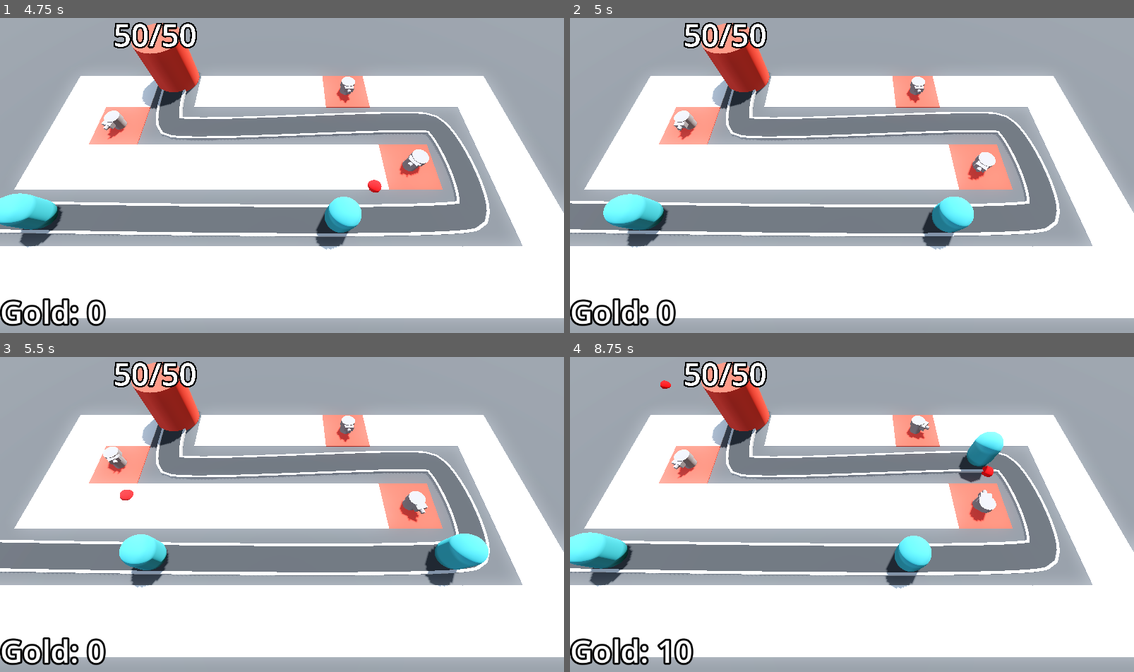
Above: before the commit, frames 1-4 (two rows, left to right).
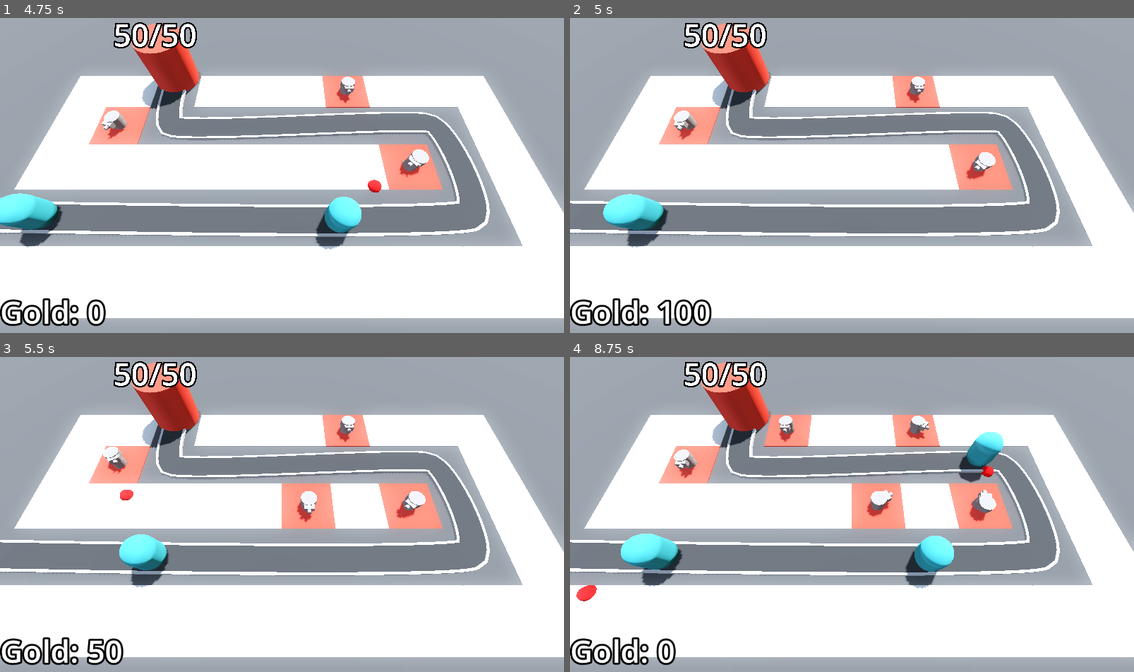
Above: after the commit, the same moments.

Repository: Z-Graham/Barbarian-Blaster
Game: Godot game, scene res://level/base_level.tscn
Two runs of this game, one before a commit and one after it. Both use one fixed random seed, a clock stepped at 60 frames per second and the inputs below.
Inputs (mouse positions are in pixels of both pictures, inside the frame that each line leads up to):
- Up to frame 1 (4.75 s): tap Enter at 0.5, 2 s; move the mouse to (406, 159) at 0.52 s; click (406, 159) at 0.6 s; tap Space at 1.25 s; move the mouse to (169, 191) at 1.27 s; click (169, 191) at 1.35 s; move the mouse to (338, 106) at 2.02 s; click (338, 106) at 2.1 s; move the mouse to (253, 238) at 2.77 s; click (253, 238) at 2.85 s; move the mouse to (451, 222) at 3.52 s; click (451, 222) at 3.6 s; move the mouse to (112, 128) at 4.27 s; click (112, 128) at 4.35 s
- Up to frame 2 (5 s): no input
- Up to frame 3 (5.5 s): move the mouse to (310, 514) at 5.02 s; click (310, 514) at 5.1 s
- Up to frame 4 (8.75 s): move the mouse to (767, 432) at 5.77 s; click (767, 432) at 5.85 s; move the mouse to (976, 498) at 6.52 s; click (976, 498) at 6.6 s; move the mouse to (739, 530) at 7.27 s; click (739, 530) at 7.35 s; move the mouse to (908, 445) at 8.02 s; click (908, 445) at 8.1 s

Frame 1 is identical in both runs. In frame 2, 1.6% of the frame differs, in the area x 15-75%, y 44-98%; in frame 3, 2.9%; in frame 4, 6.3%, in the area x 0-69%, y 7-98%.

Commit message:
health and spawn scaling

Diff:
--- /dev/null
+++ b/DifficultyManager/difficulty_manager.gd
@@ -0,0 +1,22 @@
+extends Node
+
+@export var game_length=30.0
+@export var spawn_time_curve:Curve
+@export var enemy_health_curve:Curve
+@onready var timer: Timer = $Timer
+
+func _ready() -> void:
+	timer.start(game_length)
+
+
+func _process(delta: float) -> void:
+	print(get_spawn_time())
+
+func game_progress_ratio() -> float:
+	return (1-timer.time_left/game_length)
+
+func get_spawn_time():
+	return spawn_time_curve.sample(game_progress_ratio())
+
+func get_enemy_health():
+	return enemy_health_curve.sample(game_progress_ratio())
--- /dev/null
+++ b/DifficultyManager/difficulty_manager.tscn
@@ -0,0 +1,22 @@
+[gd_scene load_steps=4 format=3 uid="uid://mkj7f0lctt2k"]
+
+[ext_resource type="Script" uid="uid://c8yn42cb1sska" path="res://DifficultyManager/difficulty_manager.gd" id="1_ab1g6"]
+
+[sub_resource type="Curve" id="Curve_ab1g6"]
+_limits = [0.25, 2.0, 0.0, 1.0]
+_data = [Vector2(0, 2), 0.0, -1.7500001, 0, 1, Vector2(1, 0.25), -1.7500001, 0.0, 1, 0]
+point_count = 2
+
+[sub_resource type="Curve" id="Curve_4w8ng"]
+_limits = [10.0, 150.0, 0.0, 1.0]
+_data = [Vector2(0, 10.000015), 0.0, 139.99998, 0, 1, Vector2(1, 150), 139.99998, 0.0, 1, 0]
+point_count = 2
+
+[node name="DifficultyManager" type="Node"]
+script = ExtResource("1_ab1g6")
+spawn_time_curve = SubResource("Curve_ab1g6")
+enemy_health_curve = SubResource("Curve_4w8ng")
+
+[node name="Timer" type="Timer" parent="."]
+one_shot = true
+autostart = true
--- a/enemy/enemy.gd
+++ b/enemy/enemy.gd
@@ -4,7 +4,7 @@
 @export var speed :float = 10.0
 @export var max_health := 50
 @onready var animation_player: AnimationPlayer = $AnimationPlayer
-@export var gold_per_enemy=10
+@export var gold_per_enemy=100
 @onready var bank=get_tree().get_first_node_in_group("bank")
 var health : int :
 	set(new_health):
--- a/enemy/enemy_path.gd
+++ b/enemy/enemy_path.gd
@@ -1,10 +1,13 @@
 extends Path3D
+@onready var timer:Timer=$Timer
 
 @export var enemy_scene : PackedScene
-
+@export var difficulty_manager:Node
 func spawn_enemy() -> void:
 	var new_enemy = enemy_scene.instantiate()
 	add_child(new_enemy)
+	timer.wait_time=difficulty_manager.get_spawn_time()
+	new_enemy.health=difficulty_manager.get_enemy_health()
 
 
 
--- a/level/base_level.tscn
+++ b/level/base_level.tscn
@@ -8,6 +8,7 @@
 [ext_resource type="Script" uid="uid://bon5dpar4wygo" path="res://Turret/turret_manager.gd" id="5_jg2hv"]
 [ext_resource type="PackedScene" uid="uid://d01unib15e15u" path="res://Turret/turret.tscn" id="6_7aaov"]
 [ext_resource type="Script" uid="uid://cdnrb2lll2co0" path="res://Bank/bank.gd" id="8_e1muw"]
+[ext_resource type="PackedScene" uid="uid://mkj7f0lctt2k" path="res://DifficultyManager/difficulty_manager.tscn" id="9_e1muw"]
 
 [sub_resource type="ProceduralSkyMaterial" id="ProceduralSkyMaterial_4sal3"]
 sky_horizon_color = Color(0.66224277, 0.6717428, 0.6867428, 1)
@@ -71,10 +72,11 @@
 }
 metadata/_editor_floor_ = Vector3(0, 0, 0)
 
-[node name="EnemyPath" type="Path3D" parent="."]
+[node name="EnemyPath" type="Path3D" parent="." node_paths=PackedStringArray("difficulty_manager")]
 curve = SubResource("Curve3D_bo3yr")
 script = ExtResource("3_di6tl")
 enemy_scene = ExtResource("2_ep3f0")
+difficulty_manager = NodePath("../DifficultyManager")
 
 [node name="Road" type="CSGPolygon3D" parent="EnemyPath"]
 polygon = PackedVector2Array(-1, 0, -1, 0.2, 1, 0.2, 1, 0)
@@ -150,4 +152,6 @@
 text = "Gold: 150"
 label_settings = SubResource("LabelSettings_2elnx")
 
+[node name="DifficultyManager" parent="." instance=ExtResource("9_e1muw")]
+
 [connection signal="timeout" from="EnemyPath/Timer" to="EnemyPath" method="_on_timer_timeout"]
Not shown, added: DifficultyManager/difficulty_manager.gd.uid
Not shown: 1 places in level/base_level.tscn that only renumber resources
